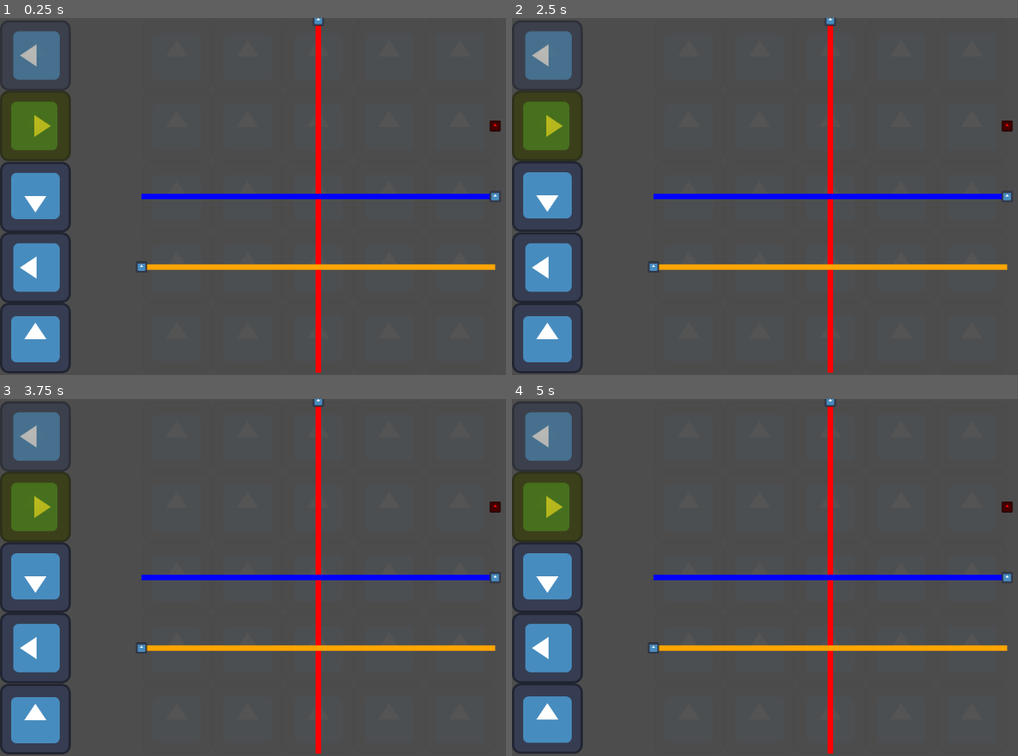
Above: before the commit, frames 1-4 (two rows, left to right).
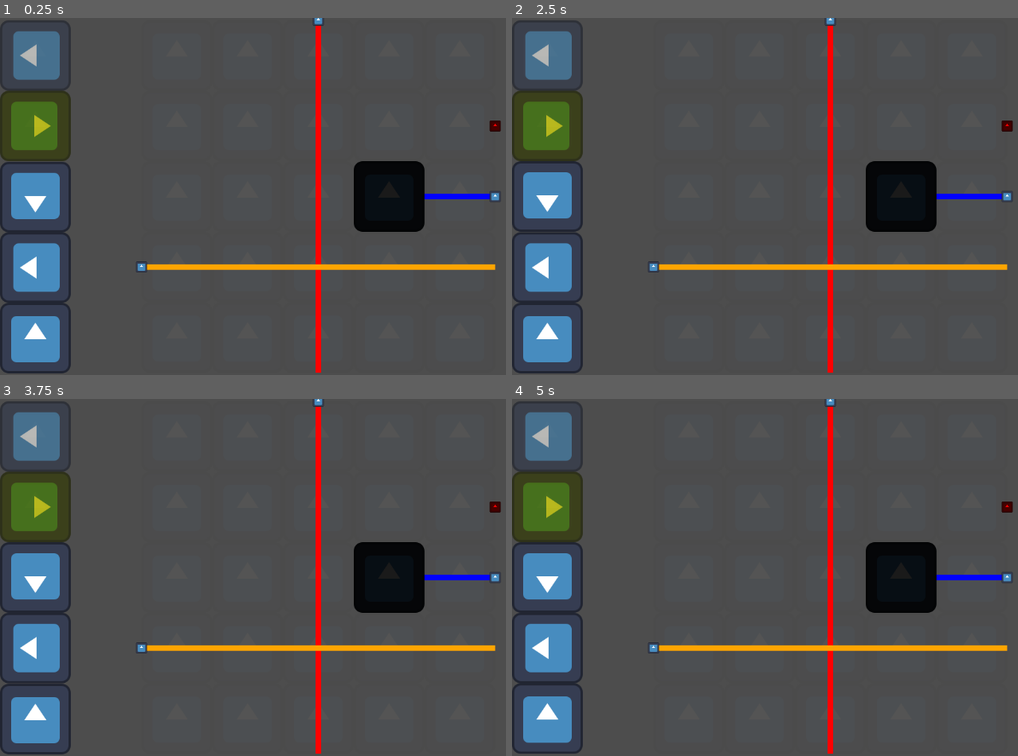
Above: after the commit, the same moments.

Repository: Phijo1/Prisma
Game: Godot game, scene res://level.tscn
Two runs of this game, one before a commit and one after it. Both use one fixed random seed, a clock stepped at 60 frames per second and the inputs below. The engine's default icon, where the game draws it, is replaced by a stand-in: a white triangle on a blue panel in a dark square.
Inputs (mouse positions are in pixels of both pictures, inside the frame that each line leads up to):
- Up to frame 1 (0.25 s): no input
- Up to frame 2 (2.5 s): tap Enter at 0.5, 2 s; move the mouse to (547, 53) at 0.52 s; hold E (r_right) 0.53-1.28 s; click (547, 53) at 0.67 s; tap Space at 1.25 s; move the mouse to (547, 125) at 1.27 s; hold Q (r_left) 1.28-2.03 s; click (547, 125) at 1.42 s; move the mouse to (547, 196) at 2.02 s; hold E (r_right) from 2.03 s (still down); click (547, 196) at 2.17 s
- Up to frame 3 (3.75 s): tap Space at 2.75 s; move the mouse to (35, 648) at 2.77 s; click (35, 648) at 2.92 s; tap Enter at 3.5 s; move the mouse to (35, 720) at 3.52 s; release E (r_right) at 3.53 s; hold Q (r_left) from 3.53 s (still down); click (35, 720) at 3.67 s
- Up to frame 4 (5 s): keep holding Q (r_left); tap Space at 4.25 s; move the mouse to (638, 523) at 4.27 s; click (638, 523) at 4.42 s

The runs differ from the first frame. In frame 1, 3.4% of the frame differs, in the area x 27-84%, y 40-60%; in frame 2, 3.4%; in frame 3, 3.4%; in frame 4, 3.4%.

Commit message:
Implemented blocks

Diff:
--- /dev/null
+++ b/block.gd
@@ -0,0 +1,15 @@
+extends Area2D
+
+
+# Called when the node enters the scene tree for the first time.
+func _ready() -> void:
+	pass # Replace with function body.
+
+
+# Called every frame. 'delta' is the elapsed time since the previous frame.
+func _process(delta: float) -> void:
+	pass
+
+
+func block():
+	pass
--- /dev/null
+++ b/block.tscn
@@ -0,0 +1,30 @@
+[gd_scene load_steps=5 format=3 uid="uid://do10hshkcgjm"]
+
+[ext_resource type="Script" uid="uid://oo85ymgj42nl" path="res://block.gd" id="1_xfwl5"]
+[ext_resource type="Texture2D" uid="uid://cab2t8jcn3fv8" path="res://icon.svg" id="2_5d32t"]
+
+[sub_resource type="RectangleShape2D" id="RectangleShape2D_nk6sm"]
+size = Vector2(128, 128)
+
+[sub_resource type="RectangleShape2D" id="RectangleShape2D_dx1wu"]
+size = Vector2(10, 10)
+
+[node name="Block" type="Area2D"]
+script = ExtResource("1_xfwl5")
+
+[node name="Sprite2D" type="Sprite2D" parent="."]
+modulate = Color(0.103744, 0.103744, 0.103744, 1)
+texture = ExtResource("2_5d32t")
+
+[node name="CollisionShape2D" type="CollisionShape2D" parent="."]
+shape = SubResource("RectangleShape2D_nk6sm")
+
+[node name="GridChecker" type="Area2D" parent="."]
+unique_name_in_owner = true
+
+[node name="CollisionShape2D" type="CollisionShape2D" parent="GridChecker"]
+shape = SubResource("RectangleShape2D_dx1wu")
+debug_color = Color(0.979057, 0, 0.391171, 0.42)
+
+[connection signal="mouse_entered" from="." to="." method="_on_mouse_entered"]
+[connection signal="mouse_exited" from="." to="." method="_on_mouse_exited"]
--- a/empty_grid.gd
+++ b/empty_grid.gd
@@ -50,6 +50,10 @@
 		sourceL.visible = true
 		sourceL.modulate = Color(colourDict[dest[0]])
 		destSource = sourceL
+
+	for i in get_children():
+		if i.has_method("block"):
+			prismSlot = i
 
 # Called every frame. 'delta' is the elapsed time since the previous frame.
 func _process(delta: float) -> void:
--- a/level.tscn
+++ b/level.tscn
@@ -1,8 +1,9 @@
-[gd_scene load_steps=6 format=3 uid="uid://bfsrsa2l7bn3f"]
+[gd_scene load_steps=7 format=3 uid="uid://bfsrsa2l7bn3f"]
 
 [ext_resource type="PackedScene" uid="uid://dieejrp8kpwab" path="res://empty_grid.tscn" id="1_u52ul"]
 [ext_resource type="Script" uid="uid://frcp702o3bx" path="res://level.gd" id="1_vonw3"]
 [ext_resource type="PackedScene" uid="uid://c3v2pel6k0shv" path="res://splitter.tscn" id="3_0b4ue"]
+[ext_resource type="PackedScene" uid="uid://do10hshkcgjm" path="res://block.tscn" id="3_1ainy"]
 [ext_resource type="PackedScene" uid="uid://dta3q7vfg4hxv" path="res://mirror.tscn" id="3_oi3di"]
 [ext_resource type="PackedScene" uid="uid://bykhrc6vnbjhf" path="res://filter.tscn" id="4_f2txt"]
 
@@ -73,6 +74,8 @@
 
 [node name="EmptyGrid14" parent="CanvasLayer/RayGrid" instance=ExtResource("1_u52ul")]
 layout_mode = 2
+
+[node name="Block" parent="CanvasLayer/RayGrid/EmptyGrid14" instance=ExtResource("3_1ainy")]
 
 [node name="EmptyGrid15" parent="CanvasLayer/RayGrid" instance=ExtResource("1_u52ul")]
 layout_mode = 2
Not shown, added: block.gd.uid
